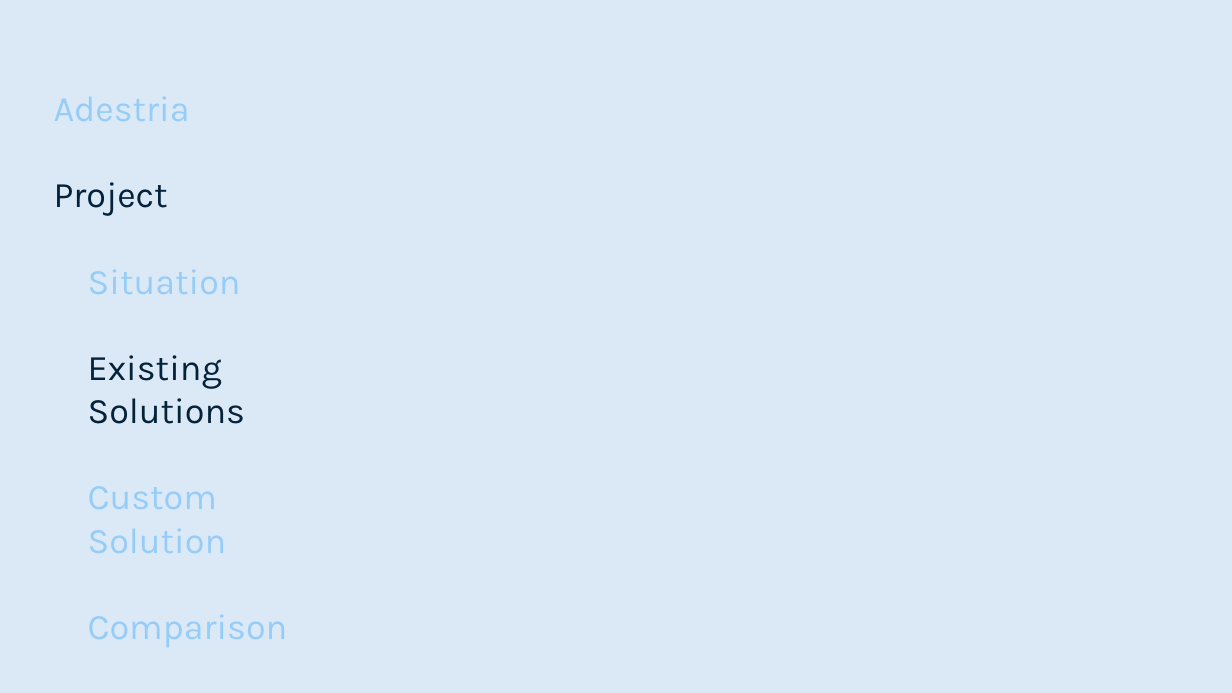
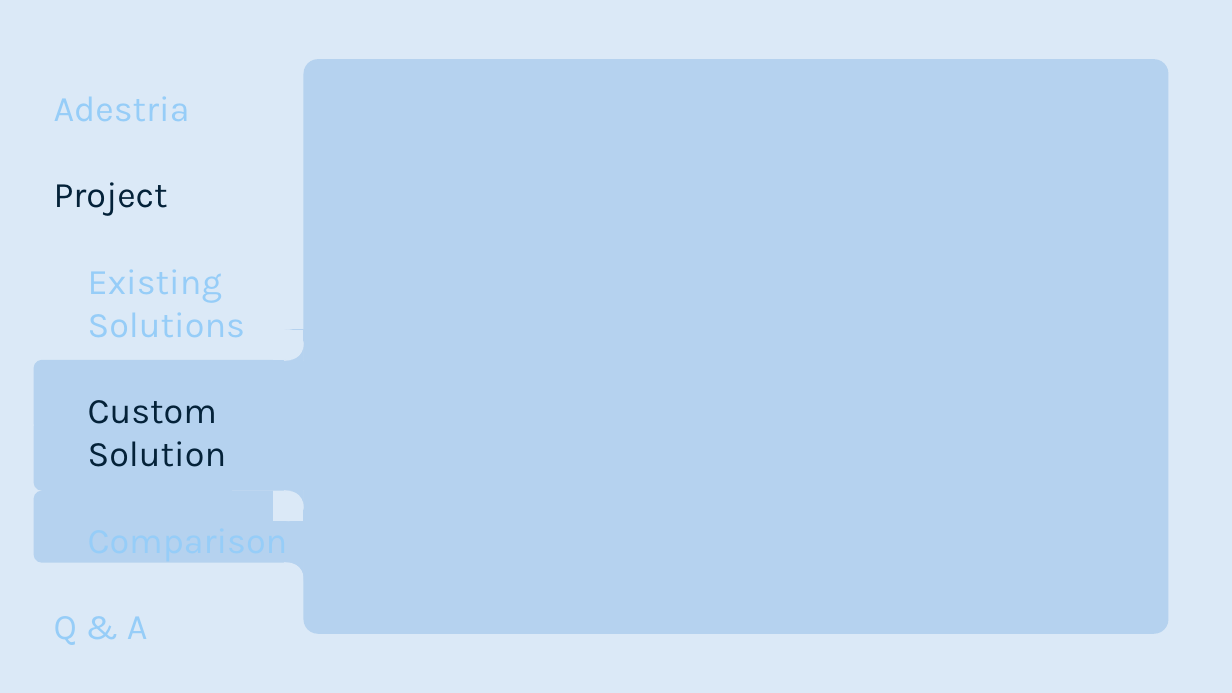
Before and after one commit to smutrux/prog1180, a slide deck: slide 12 of Deliverables/Presentation1.pptx. Drawn at 1232x693 pixels with LibreOffice and Linux fonts; fonts in the diff are those of the drawing. Boxes give left, top, right and bottom in pixels: in the first picture for what was removed or moved away, otherwise in the second. Text is boxed around its words. In the diff, an @@ line names an element or a change of style, - is before the commit and + after.

```diff
--- a/Deliverables/Presentation1.pptx
+++ b/Deliverables/Presentation1.pptx
@@ rounded rectangle added at [303, 59, 1168, 634], fill #B5D2EF @@
@@ text at [88, 269, 241, 294]: paragraph removed @@
-Situation
@@ text at [88, 269, 245, 467]: text colour #042239 to #96CDF8 in "Existing", "Solutions"; text colour #96CDF8 to #042239 in "Custom", "Solution" @@
@@ rectangle added at [274, 329, 304, 360], fill gradient #DBE9F7 to #B5D2EF @@
@@ ellipse added at [274, 329, 304, 360], fill #DBE9F7 @@
@@ rectangle added at [274, 330, 304, 360], fill gradient #DBE9F7 to #B5D2EF @@
@@ ellipse added at [274, 330, 304, 360], fill #DBE9F7 @@
@@ rounded rectangle added at [33, 360, 324, 432], fill #B5D2EF @@
@@ rounded rectangle added at [33, 419, 324, 491], fill #B5D2EF @@
@@ group added at [33, 460, 324, 593]: 2 rectangles, 2 ellipses, 1 rounded rectangle @@
@@ rectangle added at [274, 491, 304, 521], fill gradient #DBE9F7 to #B5D2EF @@
@@ rectangle added at [274, 491, 304, 521], fill gradient #DBE9F7 to #B5D2EF @@
@@ ellipse added at [274, 491, 304, 521], fill #DBE9F7 @@
@@ text at [54, 616, 148, 645]: paragraph added @@
+Q & A
```
Also in this commit, not shown: 10 other slides changed, 1 slide added, 1 slide removed.
